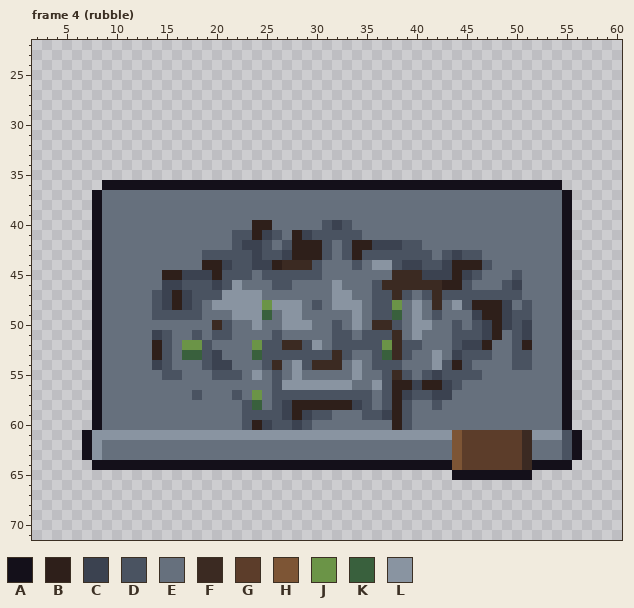
Pixel-art file -- art/structures/storehouse.aseprite. The first picture shows the starting point.
64x72 pixels, 4 frames. Colours within 5 levels of each other are drawn and written as one. Shown: frame 4 (rubble): x 2..60, y 22..71. The commit also changed other frames, which this record leaves out.
Palette (. is transparent): A #14101a  B #2e1f1a  C #3b4250  D #4a5361  E #66707d  F #3b2a22  G #5c3d2a  H #7d5535  J #6b9447  K #39603d  L #8994a1
Now the later version:
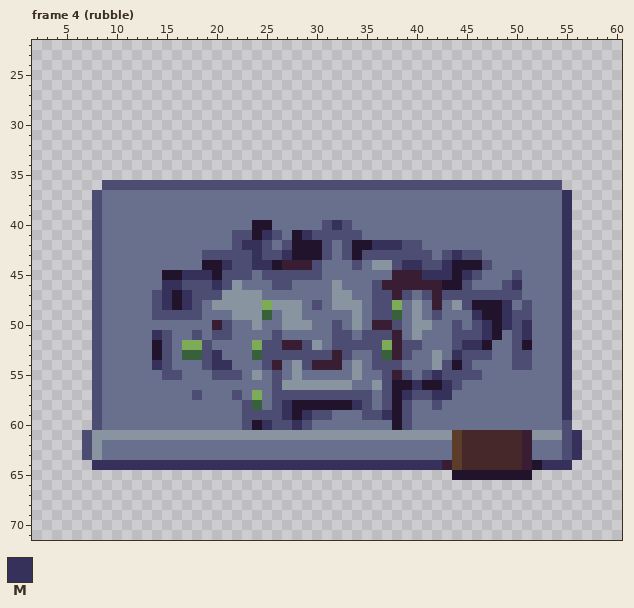
Colours new in this view: M #36315b
Change:
@@ palette @@
-B #2e1f1a
+B #22132c
-D #4a5361
+D #4d4d73
-E #66707d
+E #69708d
-F #3b2a22
+F #391d32
-G #5c3d2a
+G #46282b
-H #7d5535
+H #5c3d2a
-J #6b9447
+J #7eab58
--- frame 4 (rubble)
@@ x 2..60 @@
 35 ...........................................................
-36 .......AAAAAAAAAAAAAAAAAAAAAAAAAAAAAAAAAAAAAAAAAAAAAA......
-37 ......AEEEEEEEEEEEEEEEEEEEEEEEEEEEEEEEEEEEEEEEEEEEEEEA.....
-38 ......AEEEEEEEEEEEEEEEEEEEEEEEEEEEEEEEEEEEEEEEEEEEEEEA.....
-39 ......AEEEEEEEEEEEEEEEEEEEEEEEEEEEEEEEEEEEEEEEEEEEEEEA.....
-40 ......AEEEEEEEEEEEEEEEBBEEEEEDCDEEEEEEEEEEEEEEEEEEEEEA.....
-41 ......AEEEEEEEEEEEEEDDBCDEBCDDDDDEEEEEEEEEEEEEEEEEEEEA.....
-42 ......AEEEEEEEEEEEEEDCCDEDBBBDEDBBCCCDDEEEEEEEEEEEEEEA.....
-43 ......AEEEEEEEEEEDDDDDCDDCBBBDEDBDDDDDDDEDCDDEEEEEEEEA.....
-44 ......AEEEEEEEEEEBBCDDCCBFFFDEEEDELLDCCDDCBBBDEEEEEEEA.....
-45 ......AEEEEEEBBCCCBDDDEDDDDDDEEEEEEEFFFCCCBCDEEEDEEEEA.....
-46 ......AEEEEEECCDDDCDLEEEDDEEEELEEEDFFFFFFBBDEEEDCEEEEA.....
-47 ......AEEEEEDCBCDDDLLLLEEEEEEELLEEDDFDEDFDDDDDDDDEEEEA.....
-48 ......AEEEEEDCBCDELLLLLJLLLEDELLLEDDJELEFELDBBBCEDEEEA.....
-49 ......AEEEEEDDDDDEEELLLKELLEEEEELEDDKELEDEEECBBCDDEEEA.....
-50 ......AEEEEEEEEEEEFDEELEELLLEEDELEFFDELLEEDEDCBCDCEEEA.....
-51 ......AEEEEECDEEDEDDEEEEDEEEEEDDEDDDFELEEEDDDCBEDCEEEA.....
-52 ......AEEEEEBDEJJDEEEEJDDFFDLEDDDDDJFDDEEEDCCBEEDBEEEA.....
-53 ......AEEEEEBDEKKDCEEEKDDDDDDDFDEEDKFDEELECDDDEEDDEEEA.....
-54 ......AEEEEECDEEEDCCEEEDFELDFFFELEDDDEEELDBDEEEEDDEEEA.....
-55 ......AEEEEEEDDEEEDDDELEDELEEEEELEEDFDEDCDDDDEEEEEEEEA.....
-56 ......AEEEEEEEEEEEEEEEEEDLLLLLLLEELDBBCBBCDEEEEEEEEEEA.....
-57 ......AEEEEEEEEEDEEEDEJEDDDDDDDDDDEDBCDDCCEEEEEEEEEEEA.....
-58 ......AEEEEEEEEEEEEEEDKEDCBBBBBBCDEDBDEEDEEEEEEEEEEEEA.....
-59 ......AEEEEEEEEEEEEEEDDDDCBCDDEEEDDCBDEEEEEEEEEEEEEEEA.....
-60 ......AEEEEEEEEEEEEEEDBCDDCDEEEEEEEEBDEEEEEEEEEEEEEEEA.....
-61 .....ALLLLLLLLLLLLLLLLLLLLLLLLLLLLLLLLLLLLHGGGGGGFLLLDA....
-62 .....ALEEEEEEEEEEEEEEEEEEEEEEEEEEEEEEEEEEEHGGGGGGFEEEDA....
-63 .....ALEEEEEEEEEEEEEEEEEEEEEEEEEEEEEEEEEEEHGGGGGGFEEEDA....
-64 ......AAAAAAAAAAAAAAAAAAAAAAAAAAAAAAAAAAAAHGGGGGGFAAAA.....
-65 ..........................................AAAAAAAA.........
+36 .......DDDDDDDDDDDDDDDDDDDDDDDDDDDDDDDDDDDDDDDDDDDDDD......
+37 ......DEEEEEEEEEEEEEEEEEEEEEEEEEEEEEEEEEEEEEEEEEEEEEEM.....
+38 ......DEEEEEEEEEEEEEEEEEEEEEEEEEEEEEEEEEEEEEEEEEEEEEEM.....
+39 ......DEEEEEEEEEEEEEEEEEEEEEEEEEEEEEEEEEEEEEEEEEEEEEEM.....
+40 ......DEEEEEEEEEEEEEEEBBEEEEEDMDEEEEEEEEEEEEEEEEEEEEEM.....
+41 ......DEEEEEEEEEEEEEDDBMDEBMDDDDDEEEEEEEEEEEEEEEEEEEEM.....
+42 ......DEEEEEEEEEEEEEDMMDEDBBBDEDBBMMMDDEEEEEEEEEEEEEEM.....
+43 ......DEEEEEEEEEEDDDDDMDDMBBBDEDBDDDDDDDEDMDDEEEEEEEEM.....
+44 ......DEEEEEEEEEEBBMDDMMBFFFDEEEDELLDMMDDMBBBDEEEEEEEM.....
+45 ......DEEEEEEBBMMMBDDDEDDDDDDEEEEEEEFFFMMMBMDEEEDEEEEM.....
+46 ......DEEEEEEMMDDDMDLEEEDDEEEELEEEDFFFFFFBBDEEEDMEEEEM.....
+47 ......DEEEEEDMBMDDDLLLLEEEEEEELLEEDDFDEDFDDDDDDDDEEEEM.....
+48 ......DEEEEEDMBMDELLLLLJLLLEDELLLEDDJELEFELDBBBMEDEEEM.....
+49 ......DEEEEEDDDDDEEELLLKELLEEEEELEDDKELEDEEEMBBMDDEEEM.....
+50 ......DEEEEEEEEEEEFDEELEELLLEEDELEFFDELLEEDEDMBMDMEEEM.....
+51 ......DEEEEEMDEEDEDDEEEEDEEEEEDDEDDDFELEEEDDDMBEDMEEEM.....
+52 ......DEEEEEBDEJJDEEEEJDDFFDLEDDDDDJFDDEEEDMMBEEDBEEEM.....
+53 ......DEEEEEBDEKKDMEEEKDDDDDDDFDEEDKFDEELEMDDDEEDDEEEM.....
+54 ......DEEEEEMDEEEDMMEEEDFELDFFFELEDDDEEELDBDEEEEDDEEEM.....
+55 ......DEEEEEEDDEEEDDDELEDELEEEEELEEDFDEDMDDDDEEEEEEEEM.....
+56 ......DEEEEEEEEEEEEEEEEEDLLLLLLLEELDBBMBBMDEEEEEEEEEEM.....
+57 ......DEEEEEEEEEDEEEDEJEDDDDDDDDDDEDBMDDMMEEEEEEEEEEEM.....
+58 ......DEEEEEEEEEEEEEEDKEDMBBBBBBMDEDBDEEDEEEEEEEEEEEEM.....
+59 ......DEEEEEEEEEEEEEEDDDDMBMDDEEEDDMBDEEEEEEEEEEEEEEEM.....
+60 ......DEEEEEEEEEEEEEEDBMDDMDEEEEEEEEBDEEEEEEEEEEEEEEED.....
+61 .....DLLLLLLLLLLLLLLLLLLLLLLLLLLLLLLLLLLLLHGGGGGGFLLLDM....
+62 .....DLEEEEEEEEEEEEEEEEEEEEEEEEEEEEEEEEEEEHGGGGGGFEEEDM....
+63 .....DLEEEEEEEEEEEEEEEEEEEEEEEEEEEEEEEEEEEHGGGGGGFEEEDM....
+64 ......MMMMMMMMMMMMMMMMMMMMMMMMMMMMMMMMMMMFHGGGGGGFBMMM.....
+65 ..........................................BBBBBBBB.........
 66 ...........................................................
Changed places in both pictures, as pixel boxes (x1, y1, x2, y2):
changed: (82, 180, 582, 480)
